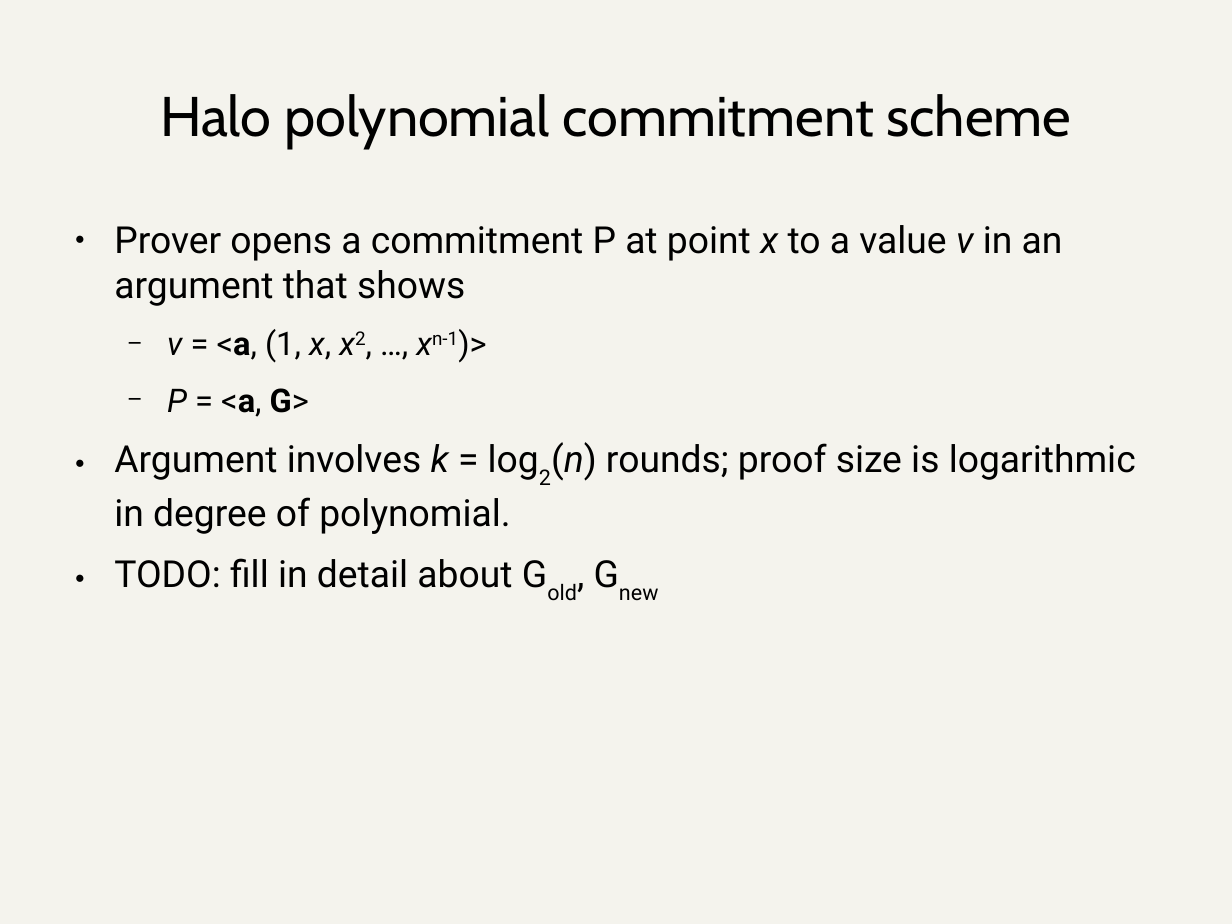
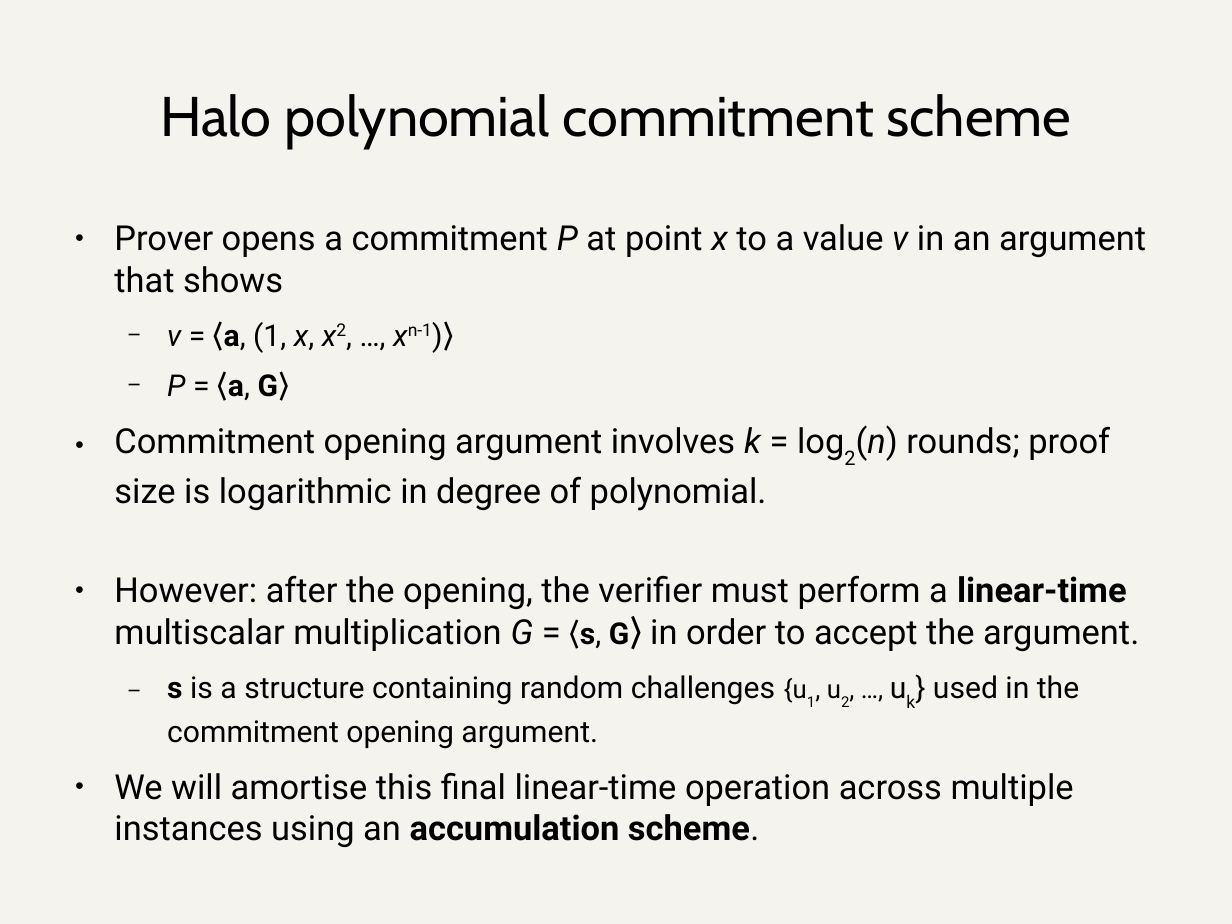
Before and after one commit to daira/halographs, a slide deck: slide 13 of deepdive.odp (slide 11 before the commit). Drawn at 1232x924 pixels with LibreOffice and Linux fonts; fonts in the diff are those of the drawing. Boxes give left, top, right and bottom in pixels: in the first picture for what was removed or moved away, otherwise in the second. Text is boxed around its words. In the diff, an @@ line names an element or a change of style, - is before the commit and + after.

Commit message:
Add details about halo polycommit

```diff
--- a/deepdive.odp
+++ b/deepdive.odp
@@ text at (114, 224, 1146, 293): size 24 to 22.2 pt in "Prover opens a commitment P at point ..."; italic on in "P" @@
@@ text at (114, 321, 1139, 848): text changed; size 24 to 22.2 pt @@
-  − v = <a, (1, x, x2, …, xn-1)>
-  − P = <a, G>
-● Argument involves k = log2(n) rounds; proof size is logarithmic in degree of polynomial.
-● TODO: fill in detail about Gold, Gnew
+  − v = ⟨a, (1, x, x2, …, xn-1)⟩
+  − P = ⟨a, G⟩
+● Commitment opening argument involves k = log2(n) rounds; proof size is logarithmic in degree of polynomial.
+● However: after the opening, the verifier must perform a linear-time multiscalar multiplication G = ⟨s, G⟩ in order to accept the argument.
+  − s is a structure containing random challenges {u1, u2, …, uk} used in the commitment opening argument.
+● We will amortise this final linear-time operation across multiple instances using an accumulation scheme.
```
Also in this commit, not shown: 3 other slides changed, 4 slides added, 1 other file.
